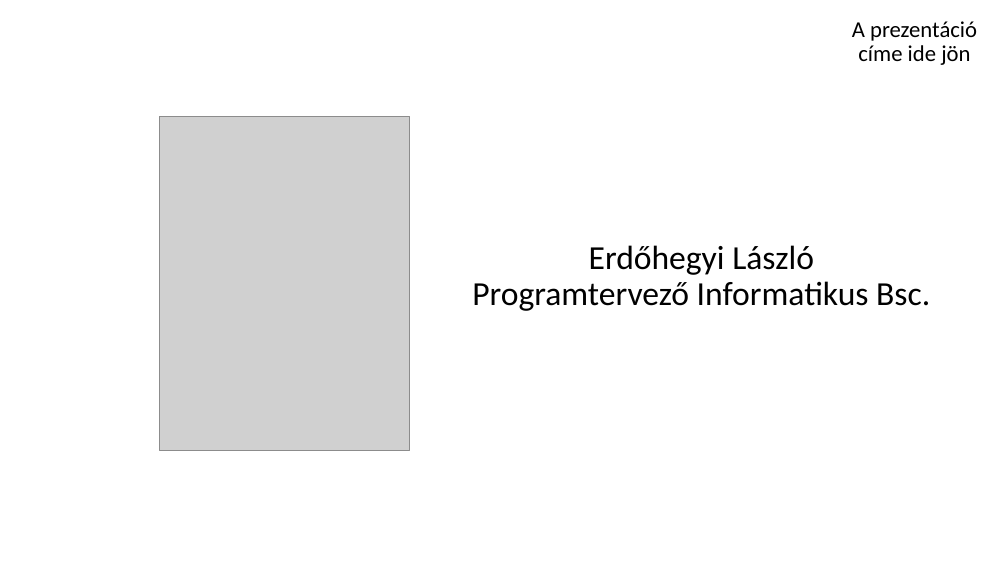
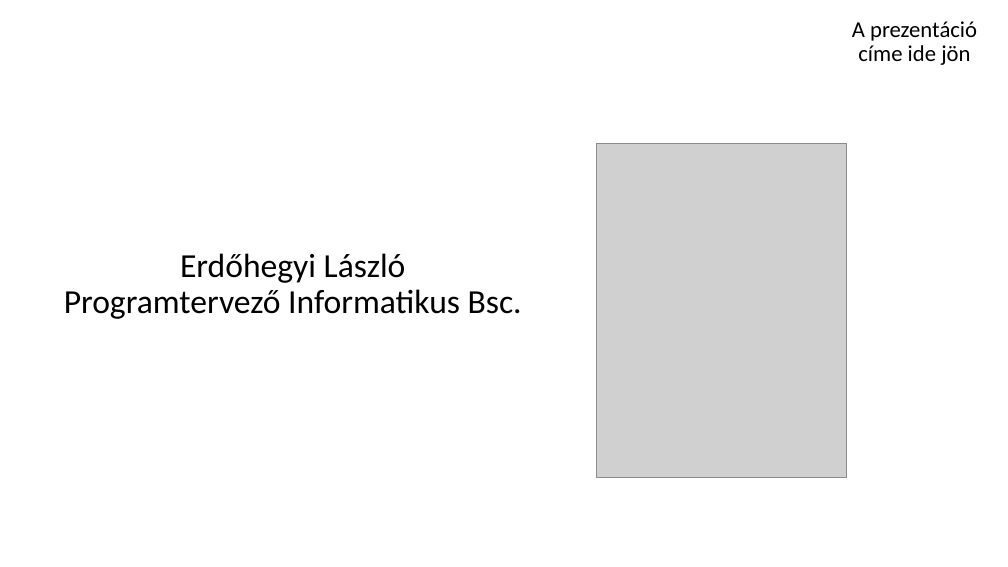
Before and after one commit to schonherz-java-ee-2016-summer/project, a slide deck: slide 2 of presentations/landing/Erdohegyi_Laszlo/java_ee_presentation_el.pptx. Drawn at 1008x567 pixels with LibreOffice and Linux fonts; fonts in the diff are those of the drawing; grey boxes stand for pictures; background and template pictures are left out. Boxes give left, top, right and bottom in pixels: in the first picture for what was removed or moved away, otherwise in the second. Text is boxed around its words. In the diff, an @@ line names an element or a change of style, - is before the commit and + after.

```diff
--- a/presentations/landing/Erdohegyi_Laszlo/java_ee_presentation_el.pptx
+++ b/presentations/landing/Erdohegyi_Laszlo/java_ee_presentation_el.pptx
@@ picture removed at (160, 117, 410, 451) @@
@@ picture added at (597, 143, 847, 477) @@
@@ subtitle "Erdőhegyi László": place and size @@
-subtitle "Erdőhegyi László" at (472, 245, 930, 311)
+subtitle "Erdőhegyi László" at (64, 253, 522, 319)
```
Also in this commit, not shown: 1 other slide changed.
